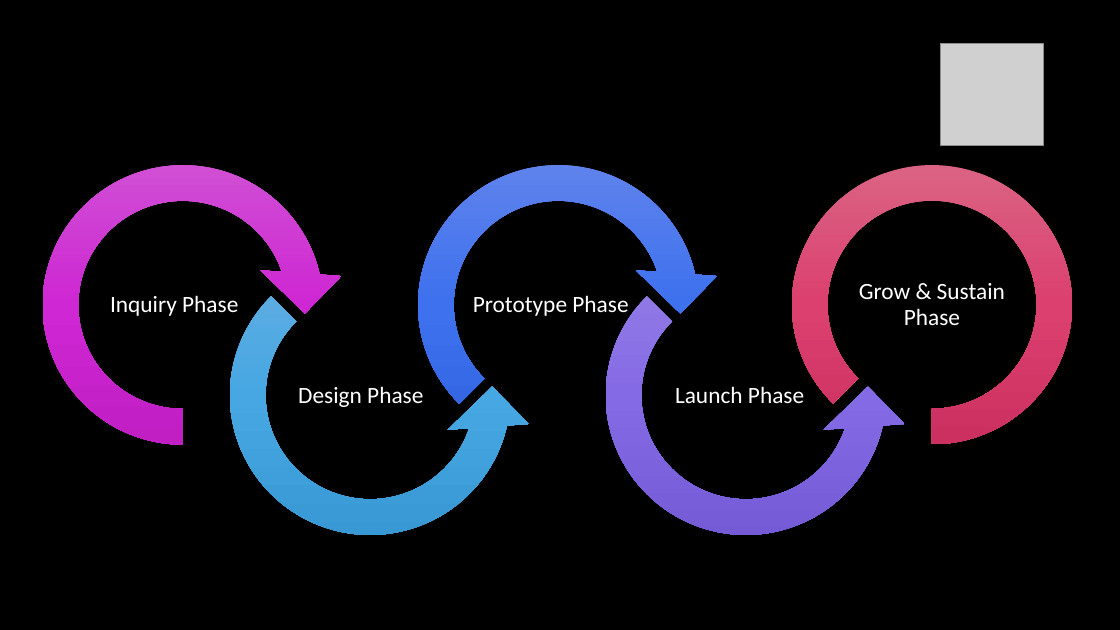
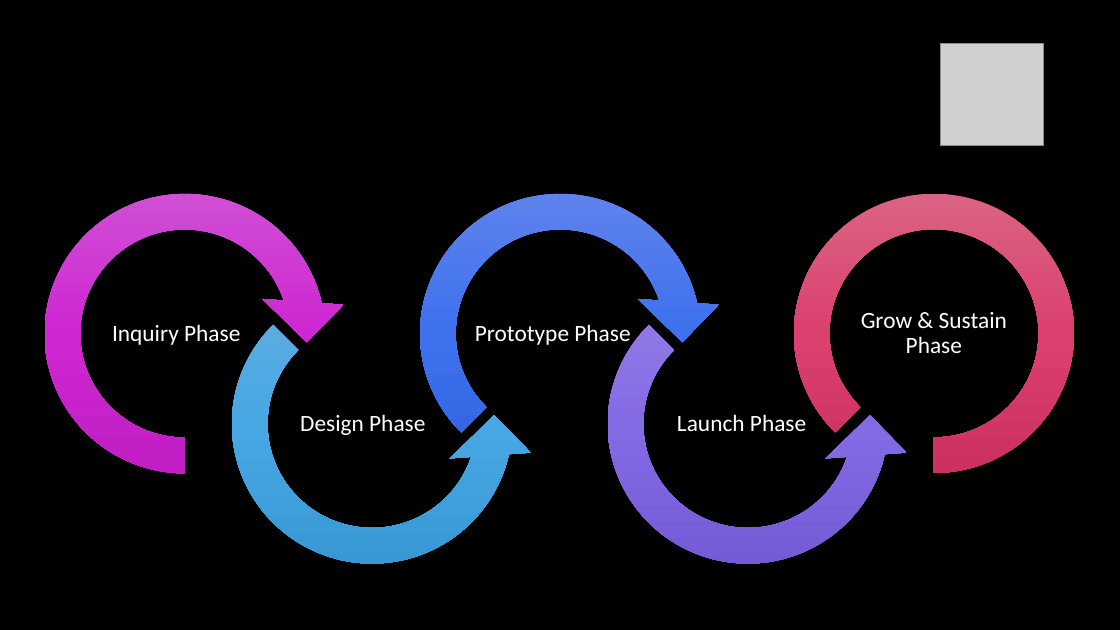
Before and after one commit to fwac/fwac, a slide deck: slide 6 of ansible/playbooks/files/meeting1_intro.pptx (slide 5 before the commit). Drawn at 1120x630 pixels with LibreOffice and Linux fonts; fonts in the diff are those of the drawing; grey boxes stand for pictures; background and template pictures are left out. Boxes give left, top, right and bottom in pixels: in the first picture for what was removed or moved away, otherwise in the second. Text is boxed around its words. In the diff, an @@ line names an element or a change of style, - is before the commit and + after.

```diff
--- a/ansible/playbooks/files/meeting1_intro.pptx
+++ b/ansible/playbooks/files/meeting1_intro.pptx
@@ 3 frees, 1 left circular arrow, 1 circular arrow: place and size @@
-3 frees, 1 left circular arrow, 1 circular arrow at <box>20,142,910,557</box>
+3 frees, 1 left circular arrow, 1 circular arrow at <box>22,171,911,586</box>
@@ 2 frees, 1 circular arrow, 1 left circular arrow, 1 arch (boxed as its full ring): place and size @@
-2 frees, 1 circular arrow, 1 left circular arrow, 1 arch (boxed as its full ring) at <box>83,142,1072,557</box>
+2 frees, 1 circular arrow, 1 left circular arrow, 1 arch (boxed as its full ring) at <box>86,171,1075,586</box>
```
Also in this commit, not shown: 1 other slide changed, 1 slide added.
